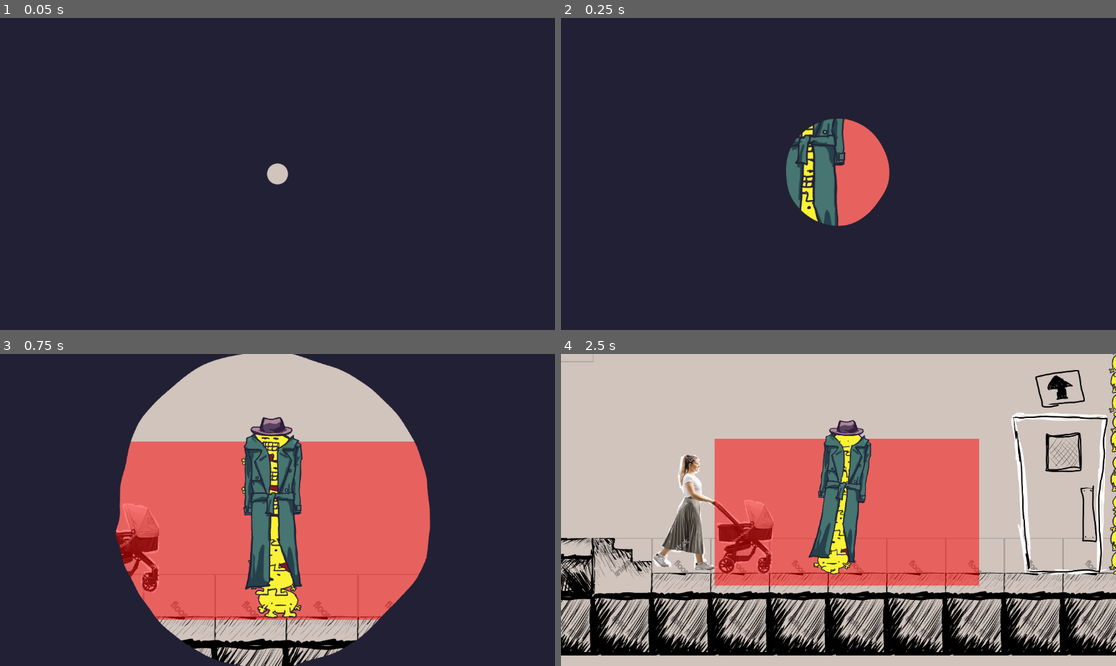
Above: before the commit, frames 1-4 (two rows, left to right).
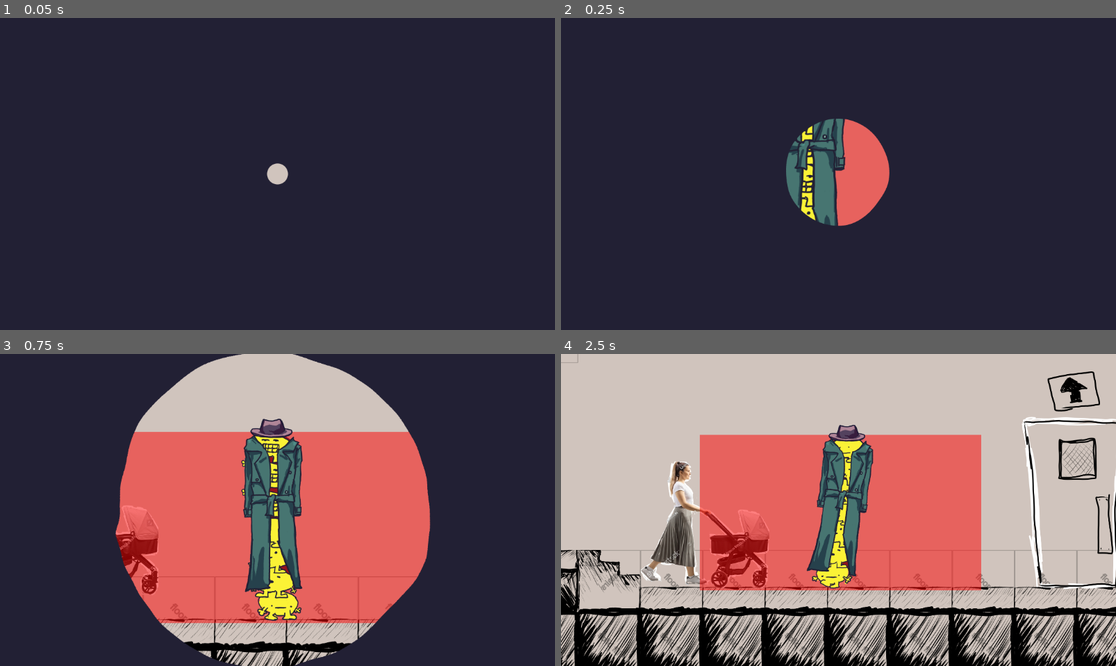
Above: after the commit, the same moments.

Repository: JCoMcL/gourt-game
Game: Godot game, scene res://level/level-container.tscn
The game is run twice, just before and just after one commit, with the same random seed, the same clock (stepped at 60 frames per second) and the same inputs.
Inputs (mouse positions are in pixels of both pictures, inside the frame that each line leads up to):
- Up to frame 1 (0.05 s): no input
- Up to frame 2 (0.25 s): no input
- Up to frame 3 (0.75 s): move the mouse to (399, 494) at 0.52 s; hold Right (go right) from 0.53 s (still down); hold Up (enter door) from 0.53 s (still down); click (399, 494) at 0.67 s
- Up to frame 4 (2.5 s): release Right (go right) at 1.25 s; release Up (enter door) at 1.25 s; drag from (727, 525) to (1093, 500) at 1.27 s; move the mouse to (894, 441) at 2.02 s; hold Left (go left) from 2.03 s (still down); hold Mouse wheel down (move equipment down) from 2.03 s (still down)

Frame 1 is identical in both runs. In frame 2, 0.9% of the frame differs, in the area x 41-52%, y 32-67%; in frame 3, 6.2%; in frame 4, 34%, in the area x 0-100%, y 0-100%.

Commit message:
Make camera activation zone encompass the player character. Remove the wonky get_global_rect from gourt.gd that gets the stack rect instead of the individual's rect, which was likely to cause a bit of confusion. Yet to tell if this will cause any bugs but it seems fine so far. Instead have the camera calculate the stack rect itself using the new Yute.union_rect. Fix a big in union_rect causing the calculated rects to be upside-downRemove the wonky get_global_rect from gourt.gd that gets the stack rect instead of the individual's rect, which was likely to cause a bit of confusion. Instead have the camera calculate the stack rect itself using the new Yute.union_rect. Fix a big in union_rect causing the calculated rects to be upside-down.

Diff:
--- a/gourts/gourt.gd
+++ b/gourts/gourt.gd
@@ -29,15 +29,6 @@
 		Yute.triangular_distribution(-2, 2),
 		Yute.triangular_distribution(-1, -2)
 	) * impulse_scale, "breaksplosion")
-
-#TODO reimplement to be less guesswork-oriented
-func get_global_rect() -> Rect2:
-	if head_friend:
-		return head_friend.get_global_rect()
-	else:
-		var self_bounds = super()
-		self_bounds.size.y *= Gourtilities.foot_count(self)
-		return self_bounds
 
 func abdicate(nominee: Actor = null) -> bool:
 	if not master:
--- a/level/activation_zone.gd
+++ b/level/activation_zone.gd
@@ -3,6 +3,13 @@
 @onready var parent: Camera2D = get_parent()
 @onready var initial_size: Vector2 = $CollisionShape2D.shape.size
 
-func _physics_process(delta: float) -> void:
-	pass
-	#$CollisionShape2D.shape.size = initial_size / parent.zoom
+
+func reset_encompass():
+	$CollisionShape2D.position = Vector2.ZERO
+	$CollisionShape2D.shape.size = initial_size
+
+func encompass(r: Rect2):
+	reset_encompass()
+	var new_rect = Yute.union_rect([Yute.get_global_rect(self), r])
+	$CollisionShape2D.global_position = new_rect.get_center()
+	$CollisionShape2D.shape.size = new_rect.size
--- a/player.gd
+++ b/player.gd
@@ -63,8 +63,15 @@
 
 func _physics_process(delta: float) -> void:
 	if player_character:
-		var track_rects: Array[Rect2] = [Yute.get_global_rect(player_character)]
-		$ActivationZone.global_position = Yute.union_rect(track_rects).get_center()
+		var track_rects: Array[Rect2]
+		if player_character is Gourt:
+			for g in Gourtilities.list_stack_members(player_character):
+				track_rects.append(Yute.get_global_rect(g))
+		else:
+			track_rects = [Yute.get_global_rect(player_character)]
+		var primary_track_rect = Yute.union_rect(track_rects)
+		$ActivationZone.global_position = primary_track_rect.get_center()
+		$ActivationZone.encompass(primary_track_rect)
 
 		for a: Area2D in $ActivationZone.get_overlapping_areas():
 			track_rects.append(Yute.get_global_rect(a))
--- a/tools/yute.gd
+++ b/tools/yute.gd
@@ -69,9 +69,9 @@
 	var bottom_right = a[0].end
 	for r in a:
 		top_left.x = r.position.x if r.position.x < top_left.x else top_left.x
-		top_left.y = r.position.y if r.position.y > top_left.y else top_left.y
+		top_left.y = r.position.y if r.position.y < top_left.y else top_left.y
 		bottom_right.x = r.end.x if r.end.x > bottom_right.x else bottom_right.x
-		bottom_right.y = r.end.y if r.end.y < bottom_right.y else bottom_right.y
+		bottom_right.y = r.end.y if r.end.y > bottom_right.y else bottom_right.y
 
 	return Rect2(top_left, bottom_right - top_left)
 
